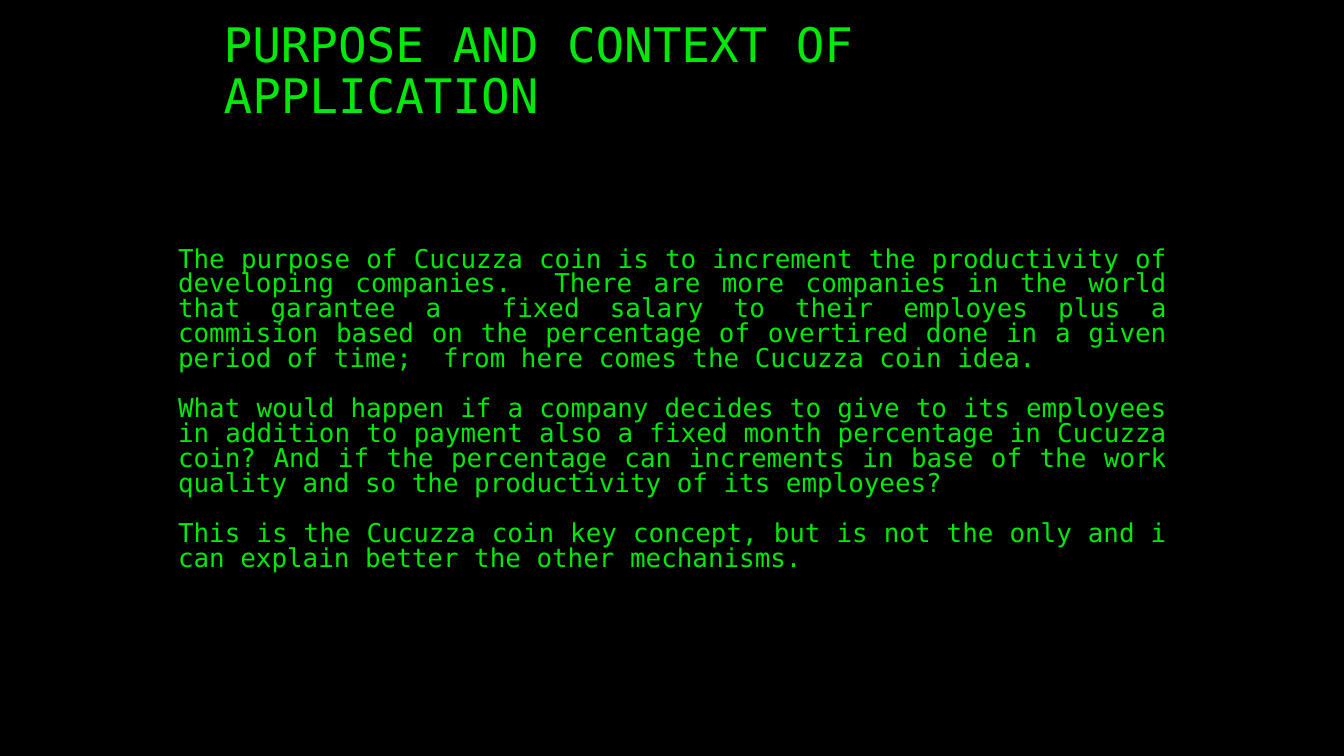
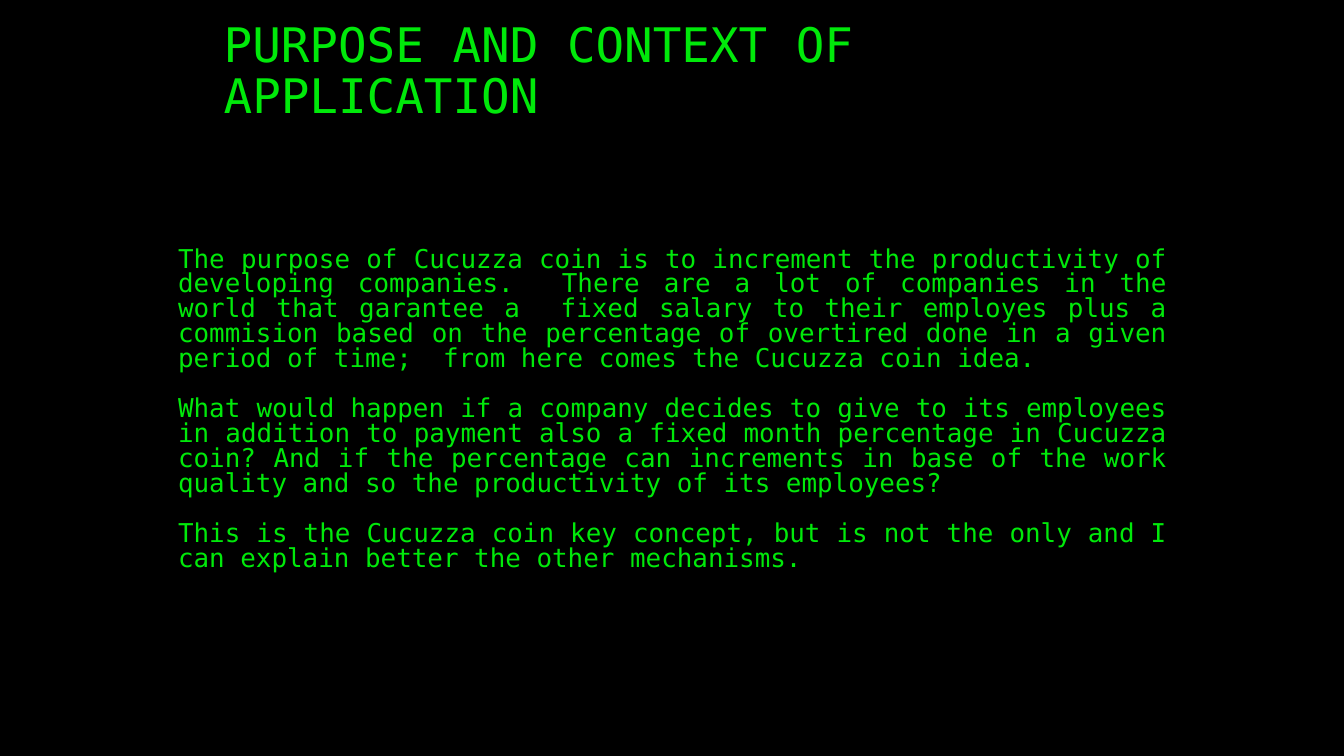
Before and after one commit to ArmRandoM/CucuzzaCoin, a slide deck: slide 3 of CUCUZZA COIN.pptx. Drawn at 1344x756 pixels with LibreOffice and Linux fonts; fonts in the diff are those of the drawing. Boxes give left, top, right and bottom in pixels: in the first picture for what was removed or moved away, otherwise in the second. Text is boxed around its words. In the diff, an @@ line names an element or a change of style, - is before the commit and + after.

```diff
--- a/CUCUZZA COIN.pptx
+++ b/CUCUZZA COIN.pptx
@@ text at (178,248,1167,373): text changed @@
-The purpose of Cucuzza coin is to increment the productivity of developing companies. There are more companies in the world that garantee a fixed salary to their employes plus a commision based on the percentage of overtired done in a given period of time; from here comes the Cucuzza coin idea.
+The purpose of Cucuzza coin is to increment the productivity of developing companies. There are a lot of companies in the world that garantee a fixed salary to their employes plus a commision based on the percentage of overtired done in a given period of time; from here comes the Cucuzza coin idea.
@@ text at (178,522,1167,572): text changed @@
-This is the Cucuzza coin key concept, but is not the only and i can explain better the other mechanisms.
+This is the Cucuzza coin key concept, but is not the only and I can explain better the other mechanisms.
```
Also in this commit, not shown: 3 other slides changed, 1 other file.
